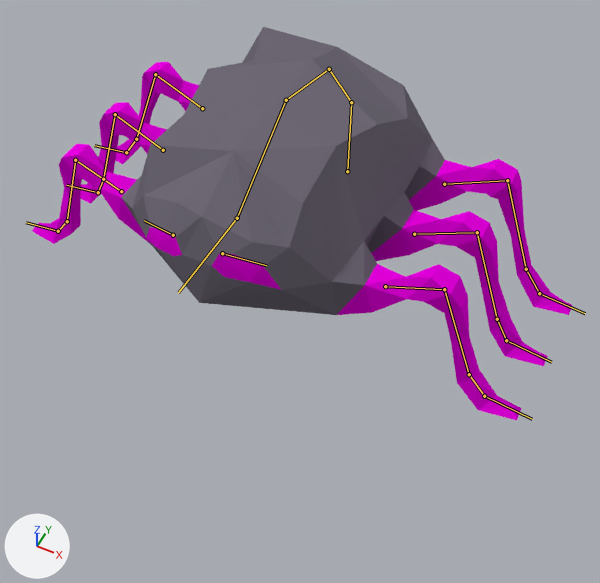
An edit to the Blender file ETTWHD/Assets/MODELS/DustlingPH.blend, drawn before and after from the same camera.
Both versions are drawn from a camera (50 mm lens) standing at (0.267, -0.51, 0.599) and looking at (0.046, -0.069, 0.047). Lighting does not change. The marker at lower left points along +X, +Y and +Z. The bones that bend it are drawn over the model as lines.

Objects in the first picture: 'DustlingBody'.
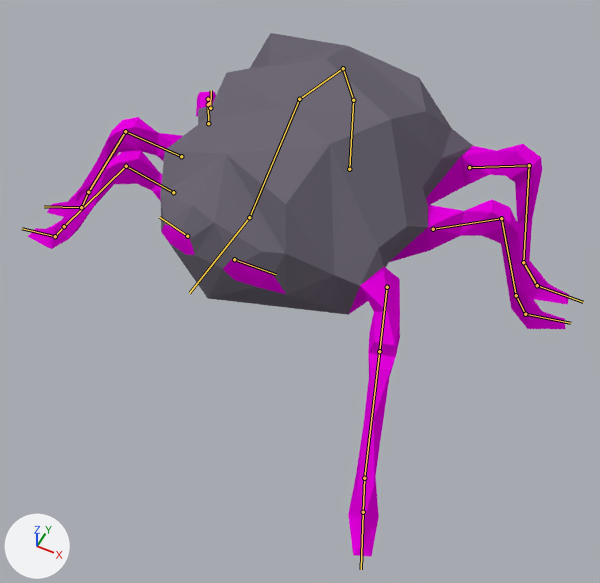
The newer file adds an action. The first version stands in its rest pose; the second is drawn at frame 7 of the action 'DustlingWalk'.

The change in detail:
Bone 'Main' (bone_main) moves from (0.0, 0.0, 0.0) to (0.0, 0.0, 0.005).
Bone 'Tail' (bone_tail) moves from (0.0, 0.0, 0.0) to (-0.012, 0.0, 0.0).
Bone 'Tail' (bone_tail) turns from (0, 0, 0) to (1, 9, 7) degrees about its own x, y and z.
Bone 'Back' (bone_back) turns from (0, 0, 0) to (0, 1, -12) degrees about its own x, y and z.
Bone 'Torso' (bone_torso) moves from (0.0, 0.0, 0.0) to (0.0, -0.013, -0.009).
Bone 'Torso' (bone_torso) turns from (0, 0, 0) to (-8, 14, -8) degrees about its own x, y and z.
Bone 'Head' (bone_head) moves from (0.0, 0.0, 0.0) to (0.0, 0.011, -0.01).
Bone 'Head' (bone_head) turns from (0, 0, 0) to (3, -19, 10) degrees about its own x, y and z.
Bone 'F_Leg_Control.L' (bone_f_leg_control_l) moves from (0.0, 0.0, 0.0) to (0.13, -0.037, 0.0).
Bone 'F_Leg_Control.L' (bone_f_leg_control_l) turns from (0, 0, 0) to (0, 0, -68) degrees about its own x, y and z.
Bone 'M_Leg_Control.L' (bone_m_leg_control_l) moves from (0.0, 0.0, 0.0) to (-0.033, 0.007, 0.0).
Bone 'M_Leg_Control.L' (bone_m_leg_control_l) turns from (0, 0, 0) to (0, 0, 19) degrees about its own x, y and z.
Bone 'B_Leg_Control.L' (bone_b_leg_control_l) moves from (0.0, 0.0, 0.0) to (-0.006, -0.005, 0.0).
Bone 'B_Leg_Control.L' (bone_b_leg_control_l) turns from (0, 0, 0) to (0, 0, 6) degrees about its own x, y and z.
Bone 'F_Leg_Control.R' (bone_f_leg_control_r) moves from (0.0, 0.0, 0.0) to (-0.007, -0.002, 0.0).
Bone 'F_Leg_Control.R' (bone_f_leg_control_r) turns from (0, 0, 0) to (0, 0, 1) degrees about its own x, y and z.
Bone 'M_Leg_Control.R' (bone_m_leg_control_r) moves from (0.0, 0.0, 0.0) to (-0.022, 0.002, 0.0).
Bone 'M_Leg_Control.R' (bone_m_leg_control_r) turns from (0, 0, 0) to (0, 0, 15) degrees about its own x, y and z.
Bone 'B_Leg_Control.R' (bone_b_leg_control_r) moves from (0.0, 0.0, 0.0) to (0.092, -0.029, 0.0).
Bone 'B_Leg_Control.R' (bone_b_leg_control_r) turns from (0, 0, 0) to (0, 0, -60) degrees about its own x, y and z.

Where the change shows, as pixel boxes [x1, y1, x2, y2] in the pictures (600 x 583 px):
'DustlingBody', posed (33% taller): before [32, 27, 572, 420]; after [28, 33, 569, 557]
bone 'Main', root to tip: before (347, 171) to (351, 102); after (349, 169) to (353, 100)
bone 'Tail', root to tip: before (351, 102) to (329, 69); after (353, 100) to (343, 68)
bone 'Back', root to tip: before (329, 69) to (286, 100); after (343, 68) to (299, 99)
bone 'Torso', root to tip: before (286, 100) to (237, 218); after (299, 99) to (249, 217)
bone 'Head', root to tip: before (237, 218) to (178, 292); after (249, 217) to (189, 293)
